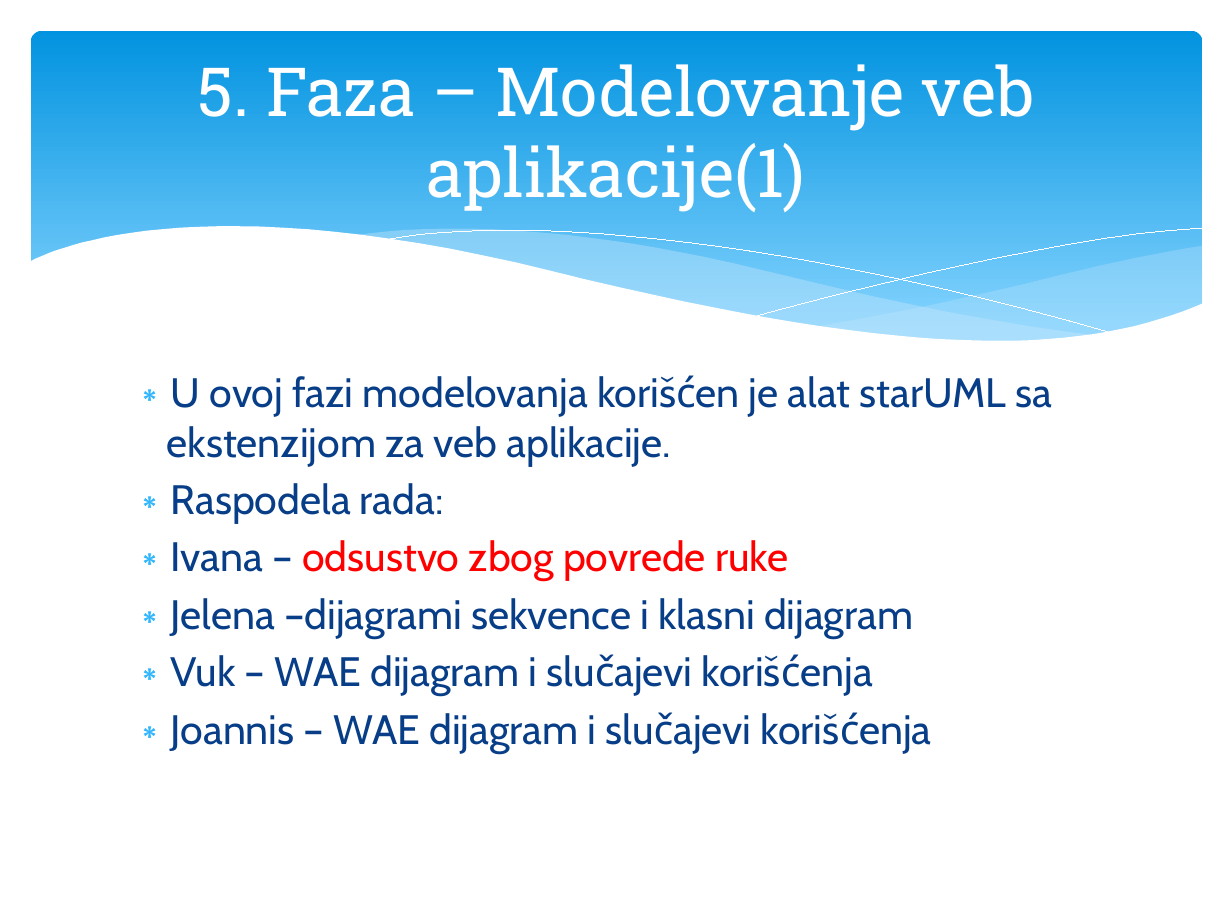
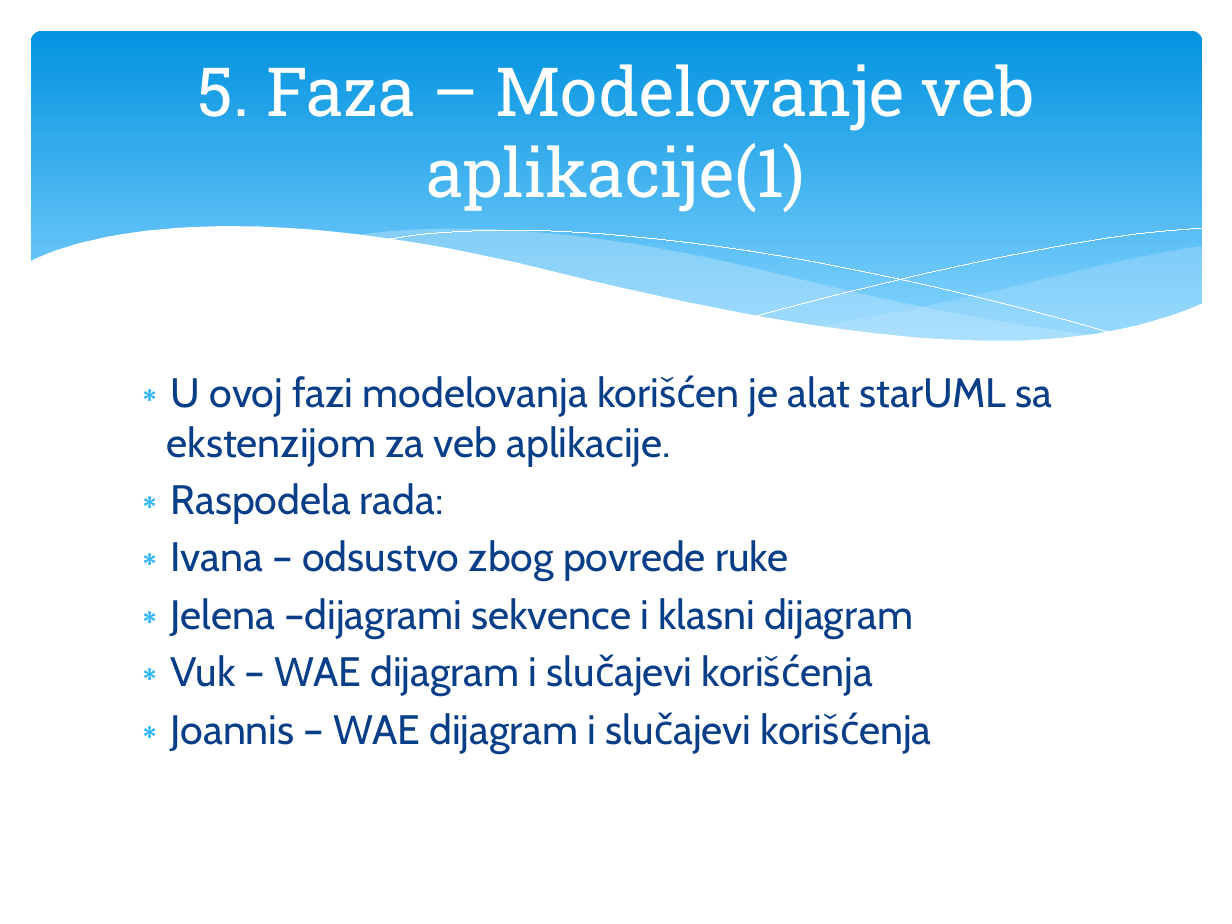
Before and after one commit to JoannisAr/3Geeks1Greek, a slide deck: slide 13 of 3-GEEKS-1-GREEK.pptx. Drawn at 1232x924 pixels with LibreOffice and Linux fonts; fonts in the diff are those of the drawing. Boxes give left, top, right and bottom in pixels: in the first picture for what was removed or moved away, otherwise in the second. Text is boxed around its words. In the diff, an @@ line names an element or a change of style, - is before the commit and + after.

```diff
--- a/3-GEEKS-1-GREEK.pptx
+++ b/3-GEEKS-1-GREEK.pptx
@@ text at [171, 540, 788, 581]: text colour #FF0000 to #073E87 in "odsustvo zbog povrede ruke" @@
```
Also in this commit, not shown: 2 other slides changed.
